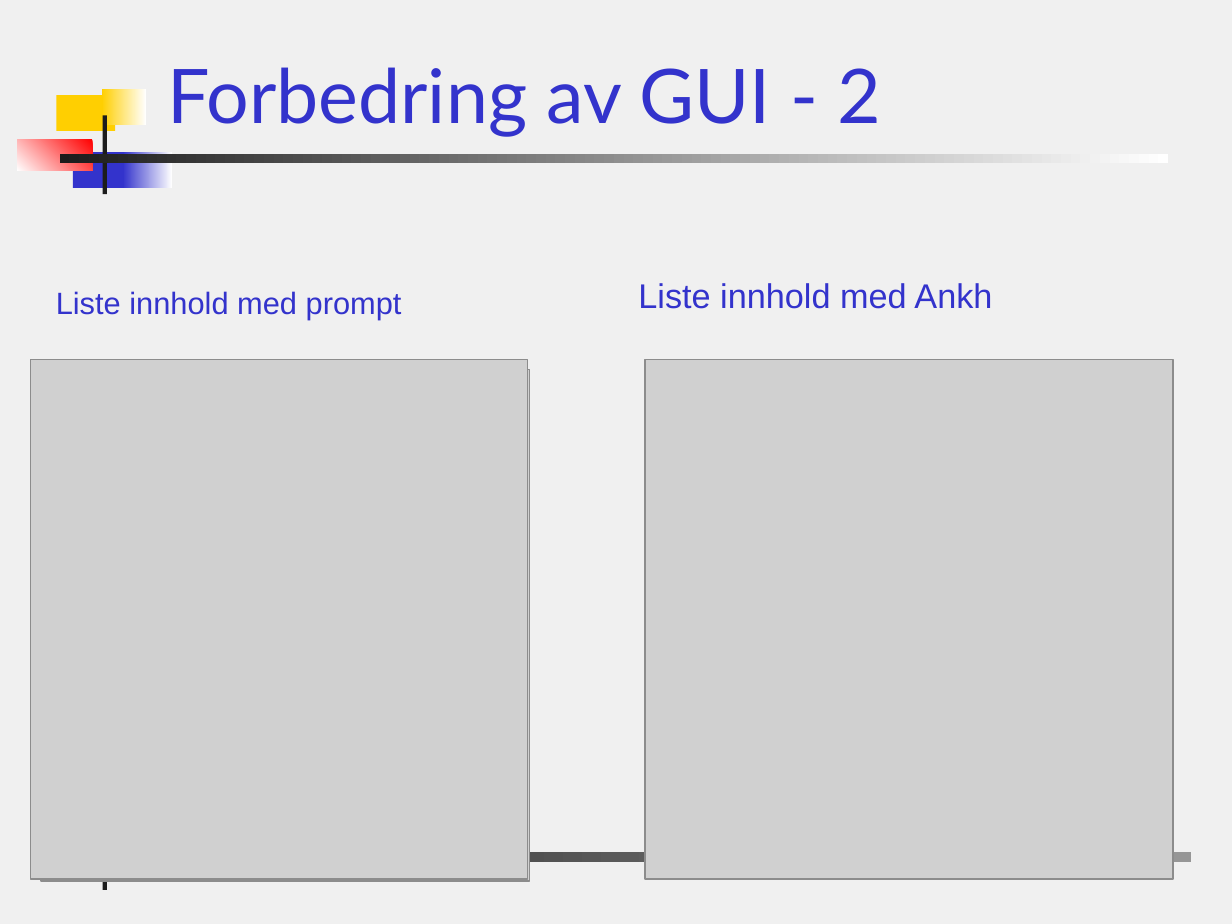
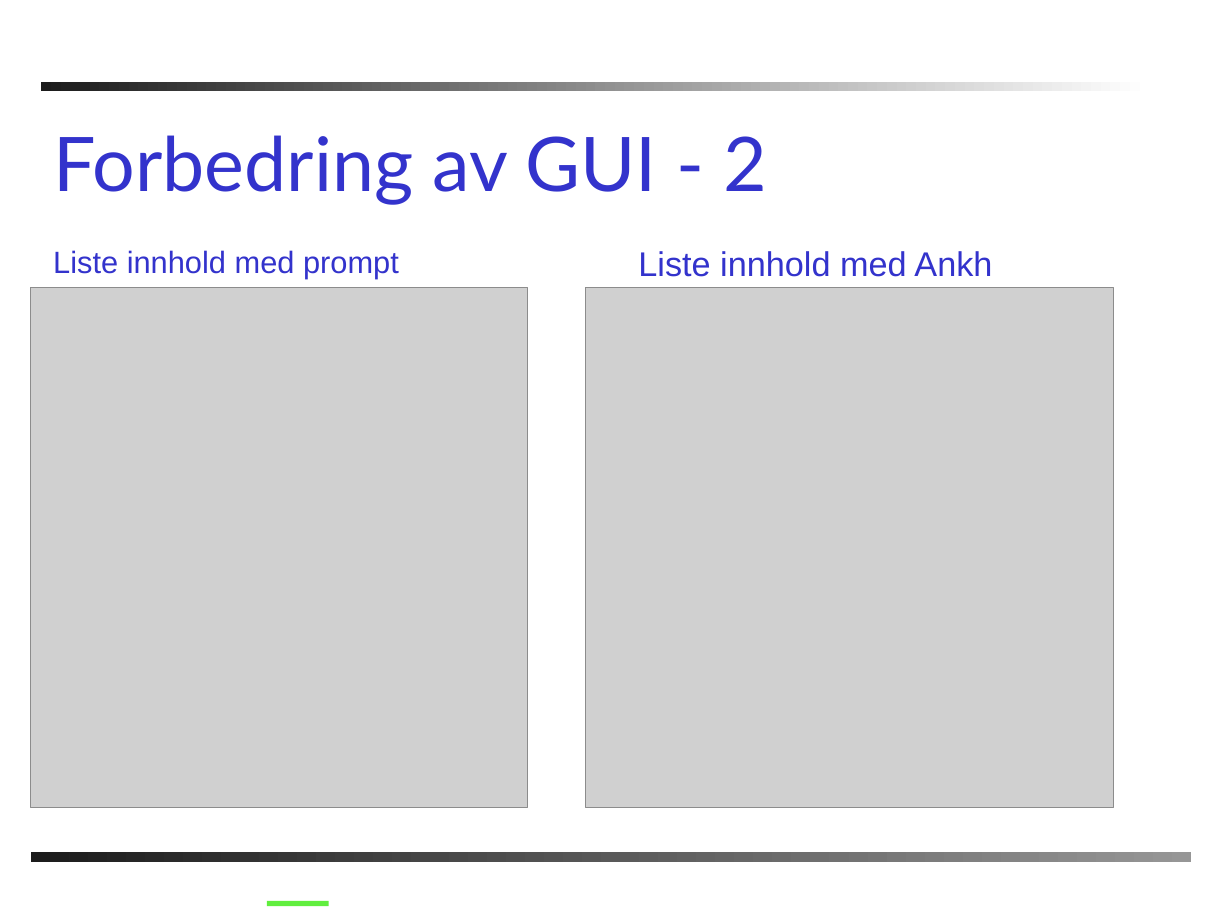
Before and after one commit to PhilJollans/AnkhSVN2019, a slide deck: slide 11 of doc/powerpoint/Subversion_addin_for_VS.NET.ppt (slide 13 before the commit). Drawn at 1232x924 pixels with LibreOffice and Linux fonts; fonts in the diff are those of the drawing; grey boxes stand for pictures; background and template pictures are left out. Boxes give left, top, right and bottom in pixels: in the first picture for what was removed or moved away, otherwise in the second. Text is boxed around its words. In the diff, an @@ line names an element or a change of style, - is before the commit and + after.

```diff
--- a/doc/powerpoint/Subversion_addin_for_VS.NET.ppt
+++ b/doc/powerpoint/Subversion_addin_for_VS.NET.ppt
@@ background #F0F0F0 to #FFFFFF @@
@@ rectangle: place and size @@
-rectangle at box(59, 154, 1168, 164)
+rectangle at box(41, 83, 1149, 92)
@@ rectangle removed at box(102, 89, 147, 124) @@
@@ title "Forbedring av GUI - 2": place and size @@
-title "Forbedring av GUI - 2" at box(167, 67, 881, 136)
+title "Forbedring av GUI - 2" at box(53, 135, 767, 204)
@@ rectangle removed at box(57, 95, 116, 131) @@
@@ rectangle removed at box(102, 116, 106, 195) @@
@@ rectangle removed at box(17, 139, 92, 171) @@
@@ rectangle removed at box(73, 152, 129, 187) @@
@@ rectangle removed at box(123, 152, 172, 187) @@
@@ text "Liste innhold med prompt": place and size @@
-text "Liste innhold med prompt" at box(56, 291, 402, 320)
+text "Liste innhold med prompt" at box(53, 250, 399, 278)
@@ text "Liste innhold med Ankh": place and size @@
-text "Liste innhold med Ankh" at box(638, 283, 992, 309)
+text "Liste innhold med Ankh" at box(638, 251, 992, 277)
@@ picture: place and size @@
-picture at box(31, 360, 527, 880)
+picture at box(31, 287, 527, 807)
@@ picture: place and size @@
-picture at box(41, 370, 529, 881)
+picture at box(31, 287, 520, 798)
@@ picture: place and size @@
-picture at box(646, 360, 1174, 880)
+picture at box(585, 287, 1114, 807)
@@ rectangle removed at box(102, 811, 106, 890) @@
@@ line added from (267, 903) to (329, 903), #60EE3E 3 pt @@
```
Also in this commit, not shown: 22 other slides changed, 1 slide added, 1 slide removed.
